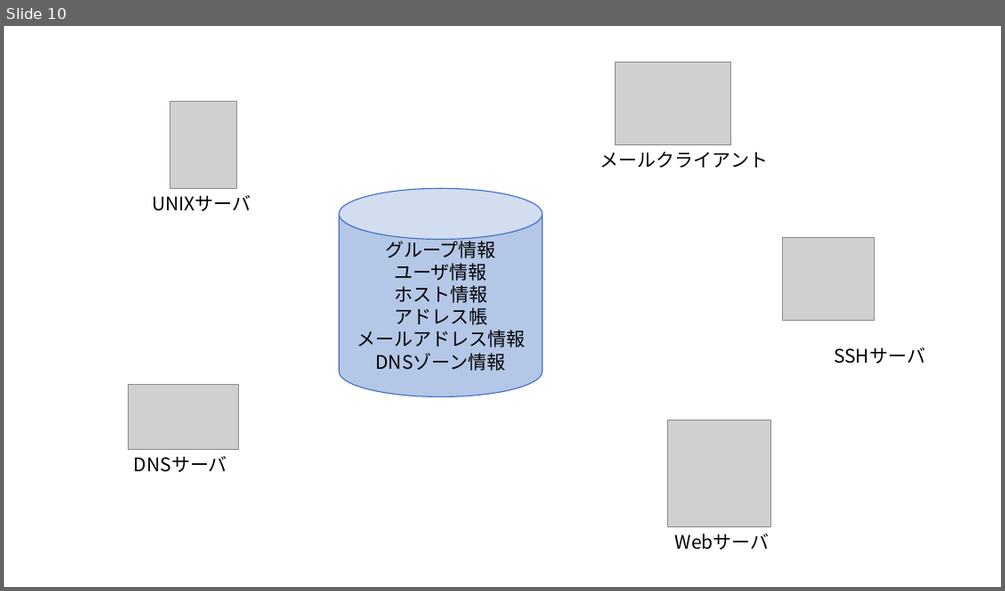
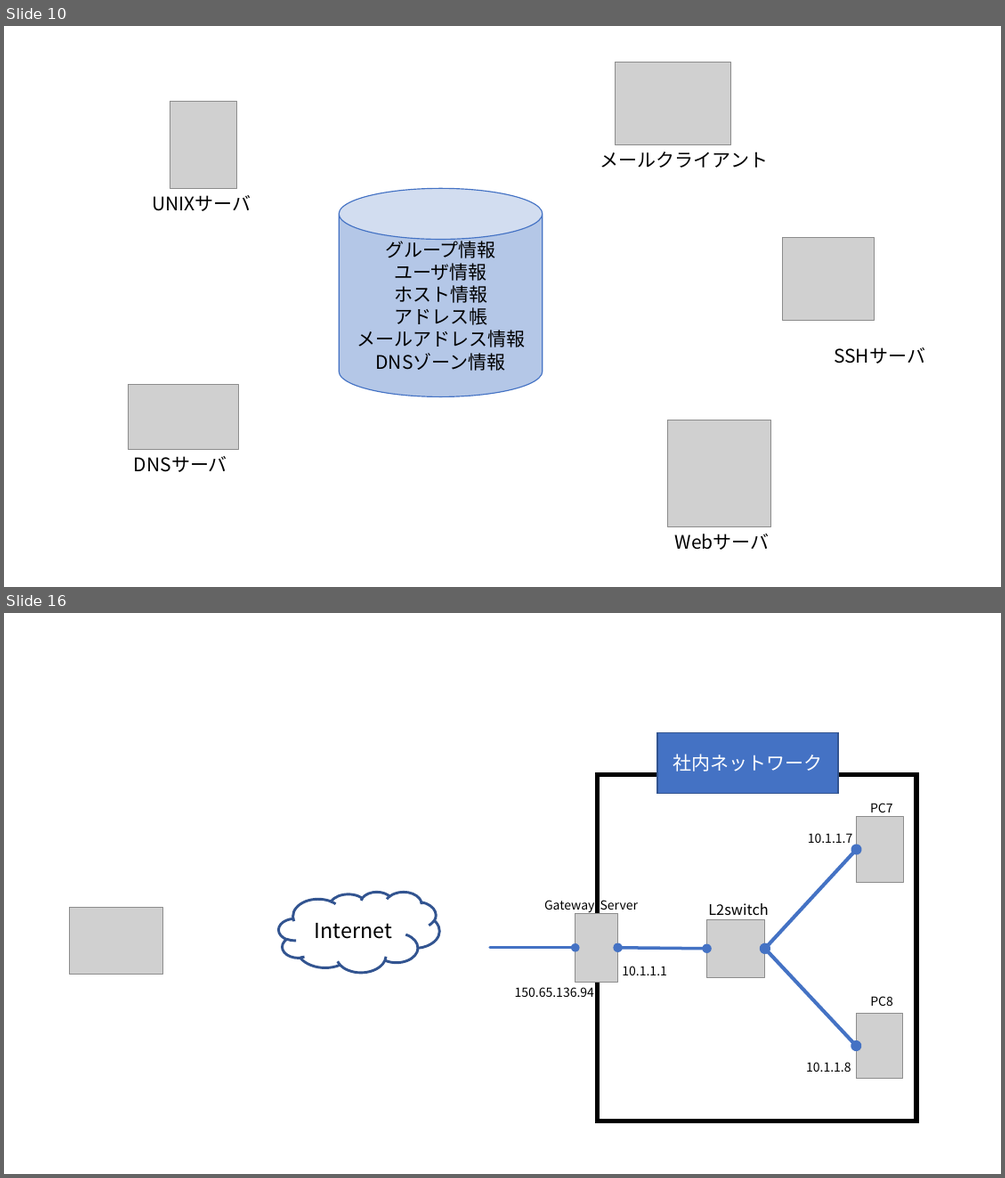
Before and after one commit to Alice-to-Bob/Graduate_School, a slide deck: SUBTHEME/graphs/network_archtecture.pptx. Shown one above the other, each under a label of ours: slide 10 before the commit, slides 10 and 16 after it; the slides between them are not shown. The pictures are 1005x591 and 1005x1178 pixels, drawn with LibreOffice and Linux fonts; fonts in the diff are those of the drawing; grey boxes stand for pictures. Boxes give left, top, right and bottom in pixels: in the first picture for what was removed or moved away, otherwise in the second. Text is boxed around its words. In the diff, an @@ line names an element or a change of style, - is before the commit and + after.

```diff
--- a/SUBTHEME/graphs/network_archtecture.pptx
+++ b/SUBTHEME/graphs/network_archtecture.pptx
@@ slide 16 added at [4,613,1001,1174], background #FFFFFF @@
@@ rectangle added at [657,732,839,793], fill #4472C4, outline #325491 1 pt, 18 pt, text #FFFFFF @@
+社内ネットワーク
@@ rectangle added at [597,774,916,1121], fill #FFFFFF, outline #000000 4.5 pt @@
@@ picture added at [857,817,903,882] @@
@@ text added at [870,803,893,812], 12 pt, text #000000 @@
+PC7
@@ double arrow added from (765, 949) to (857, 850), #4472C4 3.5 pt @@
@@ text added at [808,833,852,843], 12 pt, text #000000 @@
+10.1.1.7
@@ cloud added at [278,892,439,973], fill #FFFFFF, outline #325491 2.5 pt, 20 pt, text #000000 @@
+Internet
@@ text added at [544,900,638,913], 12 pt, text #000000 @@
+Gateway Server
@@ text added at [708,903,768,920], 14 pt, text #000000 @@
+L2switch
@@ picture added at [69,908,162,974] @@
@@ picture added at [575,914,618,982] @@
@@ picture added at [707,919,765,978] @@
@@ arrow added from (490, 948) to (575, 948), #4472C4 2.75 pt @@
@@ double arrow added from (618, 948) to (707, 949), #4472C4 3 pt @@
@@ double arrow added from (765, 949) to (857, 1046), #4472C4 3.5 pt @@
@@ text added at [622,965,666,975], 12 pt, text #000000 @@
+10.1.1.1
@@ text added at [515,987,594,997], 12 pt, text #000000 @@
+150.65.136.94
@@ text added at [870,996,893,1005], 12 pt, text #000000 @@
+PC8
@@ picture added at [857,1013,903,1078] @@
@@ text added at [806,1062,850,1071], 12 pt, text #000000 @@
+10.1.1.8
```
Also in this commit, not shown: 1 slide changed, 5 other slides added, 15 other files.
